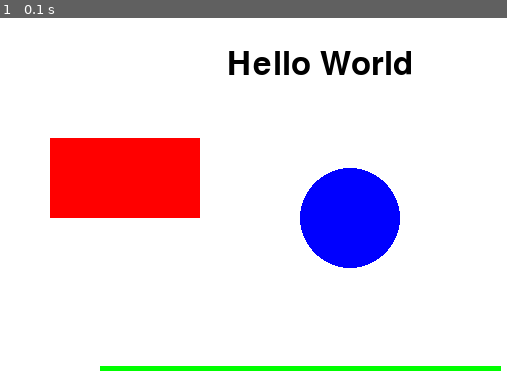
Above: before the commit, frame 1.
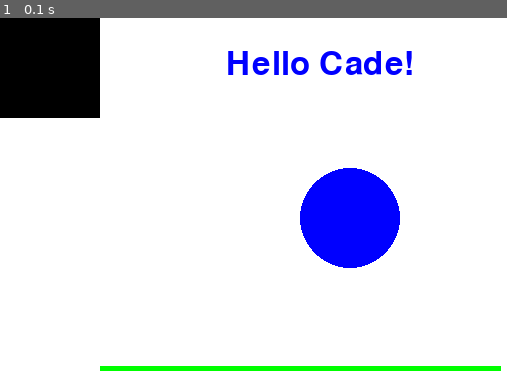
Above: after the commit, the same moment.

Repository: davidmerickson01/vsa_programming_club
Game: pygame game, started from 2025-2026/club5/hello_world_pygame.py
Two runs of this game, one before a commit and one after it. Both use one fixed random seed, a clock stepped at 60 frames per second and the inputs below.
Inputs:
- Up to frame 1 (0.1 s): no input

The runs differ from the first frame. In frame 1, 14% of the frame differs, in the area x 0-82%, y 0-56%.

Commit message:
Say hi to Cade

Diff:
--- a/2025-2026/club5/hello_world_pygame.py
+++ b/2025-2026/club5/hello_world_pygame.py
@@ -22,7 +22,7 @@
 
 # Font setup
 font = pygame.font.SysFont(None, 48)
-text_surface = font.render("Hello World", True, BLACK)
+text_surface = font.render("Hello Cade!", True, BLUE)
 
 # Clock
 clock = pygame.time.Clock()
@@ -41,7 +41,7 @@
     screen.blit(text_surface, (WIDTH // 2 - text_surface.get_width() // 2, 30))
 
     # Draw shapes
-    pygame.draw.rect(screen, RED, (50, 120, 150, 80))        # Rectangle
+    pygame.draw.rect(screen, BLACK, (0, 0, 100, 100))        # Rectangle
     pygame.draw.circle(screen, BLUE, (350, 200), 50)         # Circle
     pygame.draw.line(screen, GREEN, (100, 350), (500, 350), 5)  # Line
 
